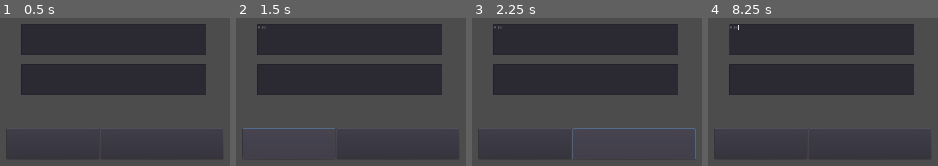
Above: before the commit, frames 1-4 (left to right).
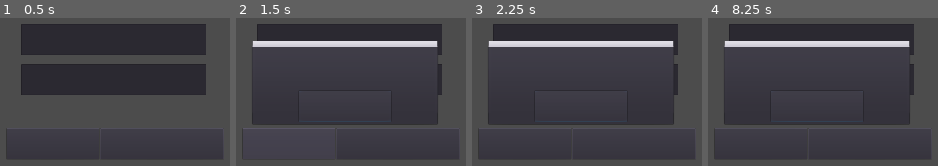
Above: after the commit, the same moments.

Repository: rabienrose/modeling_the_world
Game: Godot game, scene res://component/loading/loading.tscn
Two runs of this game, one before a commit and one after it. Both use one fixed random seed, a clock stepped at 60 frames per second and the inputs below.
Inputs (mouse positions are in pixels of both pictures, inside the frame that each line leads up to):
- Up to frame 1 (0.5 s): no input
- Up to frame 2 (1.5 s): click (351, 40) at 0.52 s; type "Alex" at 0.6 s; click (351, 80) at 0.75 s; type "Alex" at 0.83 s; click "REGIST" at 1.25 s
- Up to frame 3 (2.25 s): click "LOGIN" at 2 s
- Up to frame 4 (8.25 s): click (816, 106) at 2.75 s, where only the run after the commit has a clickable "OK"; click "REGIST" at 3.5 s; click (816, 106) at 4.25 s, where only the run after the commit has a clickable "OK"; click "LOGIN" at 5 s; click "REGIST" at 5.75 s; click "LOGIN" at 6.5 s; click (816, 106) at 7.25 s, where only the run after the commit has a clickable "OK"; tap Enter at 8 s; move the mouse to (898, 46) at 8.02 s; click (898, 46) at 8.17 s

Frame 1 is identical in both runs. In frame 2, 13% of the frame differs, in the area x 3-88%, y 5-75%; in frame 3, 13%, in the area x 6-98%, y 5-96%; in frame 4, 12%.
Error before the commit: Invalid call to function 'request' in base 'HTTPRequest'. Expected 1 arguments. (res://component/login/login.gd:15)

Commit message:
asdfasdf

Diff:
--- a/client/component/loading/loading.gd
+++ b/client/component/loading/loading.gd
@@ -3,12 +3,13 @@
 export var login_scene:Resource
 export var main_scene:Resource
 
-var token_file="user://token.txt"
+
 
 func _ready():
+
     var file=File.new()
-    if file.file_exists(token_file):
-        file.open(token_file, File.READ)
+    if file.file_exists(Global.token_file):
+        file.open(Global.token_file, File.READ)
         Global.token=file.get_as_text()
         get_tree().change_scene_to(main_scene)
     else:
--- a/client/component/login/login.gd
+++ b/client/component/login/login.gd
@@ -1,23 +1,95 @@
 extends Control
+
+export var main_scene:Resource
 
 var account_edit
 var password_edit
+var alert_ui
+var is_regist_succ=false
 var http
 
 func _ready():
+    alert_ui=get_node("alert")
     account_edit=get_node("CenterContainer/VBoxContainer/GridContainer/TextEdit_account")
     password_edit=get_node("CenterContainer/VBoxContainer/GridContainer/TextEdit_pw")
+    alert_ui.connect("confirmed", self, "on_comfirm_regist")
     http=get_node("HTTPRequest")
-    http.connect("request_completed",self,"_completed");
-
 
 func _on_Button_reg_button_down():
-    http.request()
+    http.connect("request_completed",self,"regist_response")
+    var account=account_edit.text
+    var password=password_edit.text
+    if account=="" or password=="":
+        alert_ui.set_alert_text("账号密码为空")
+        alert_ui.popup_centered_minsize()
+        return
+    var request_data={"account":account, "password":password}
+    var request_data_str = JSON.print(request_data)
+    var headers = ["Content-Type: application/json"]
+    var error = http.request(Global.root_url+"regist", headers, false, HTTPClient.METHOD_POST, request_data_str)
+    if error != OK:
+        alert_ui.set_alert_text("连接失败6")
+        alert_ui.popup_centered_minsize()
 
 
 func _on_Button_login_button_down():
-    pass # Replace with function body.
+    http.connect("request_completed",self,"login_response")
+    var account=account_edit.text
+    var password=password_edit.text
+    if account=="" or password=="":
+        alert_ui.set_alert_text("账号密码为空")
+        alert_ui.popup_centered_minsize()
+        return
+    var request_data={"account":account, "password":password}
+    var request_data_str = JSON.print(request_data)
+    var headers = ["Content-Type: application/json"]
+    var error = http.request(Global.root_url+"login", headers, false, HTTPClient.METHOD_POST, request_data_str)
+    if error != OK:
+        alert_ui.set_alert_text("连接失败5")
+        alert_ui.popup_centered_minsize()
 
-func _completed(result, response_code, headers, body):
+func regist_response(result, response_code, headers, body):
     if result == HTTPRequest.RESULT_SUCCESS:
-        pass
+        var body_data = JSON.parse(body.get_string_from_utf8()).result
+        if body_data==null:
+            alert_ui.set_alert_text("连接失败4")
+            alert_ui.popup_centered_minsize()
+            return
+        if "err" in body_data:
+            alert_ui.set_alert_text(body_data["err"])
+            alert_ui.popup_centered_minsize()
+        else:
+            alert_ui.set_alert_text("注册成功")
+            alert_ui.popup_centered_minsize()
+            Global.token=body_data["token"]
+            var token_file=File.new()
+            token_file.open(Global.token_file, File.WRITE)
+            token_file.store_string(Global.token)
+            is_regist_succ=true
+    else:
+        alert_ui.set_alert_text("连接失败3")
+        alert_ui.popup_centered_minsize()
+
+func on_comfirm_regist():
+    if is_regist_succ:
+        get_tree().change_scene_to(main_scene)
+
+func login_response(result, response_code, headers, body):
+    if result == HTTPRequest.RESULT_SUCCESS:
+        var body_data = JSON.parse(body.get_string_from_utf8()).result
+        if body_data==null:
+            alert_ui.set_alert_text("连接失败1")
+            alert_ui.popup_centered_minsize()
+            return
+        if not "err" in body_data:
+            Global.token=body_data["token"]
+            get_tree().change_scene_to(main_scene)
+            var token_file=File.new()
+            token_file.open(Global.token_file, File.WRITE)
+            token_file.store_string(Global.token)
+        else:
+            alert_ui.set_alert_text(body_data["err"])
+            alert_ui.popup_centered_minsize()
+    else:
+        alert_ui.set_alert_text("连接失败2")
+        alert_ui.popup_centered_minsize()
--- a/client/component/login/login.tscn
+++ b/client/component/login/login.tscn
@@ -1,7 +1,9 @@
-[gd_scene load_steps=3 format=2]
+[gd_scene load_steps=5 format=2]
 
 [ext_resource path="res://component/login/login.gd" type="Script" id=1]
 [ext_resource path="res://common_res/font_normal_30.tres" type="DynamicFont" id=2]
+[ext_resource path="res://component/popup/alert.tscn" type="PackedScene" id=3]
+[ext_resource path="res://component/avatar_editor/avatar_list.tscn" type="PackedScene" id=4]
 
 [node name="login" type="Control"]
 anchor_right = 1.0
@@ -10,6 +12,7 @@
 __meta__ = {
 "_edit_use_anchors_": false
 }
+main_scene = ExtResource( 4 )
 
 [node name="CenterContainer" type="CenterContainer" parent="."]
 anchor_right = 1.0
@@ -45,6 +48,7 @@
 margin_right = 912.0
 margin_bottom = 100.0
 rect_min_size = Vector2( 600, 100 )
+custom_fonts/font = ExtResource( 2 )
 
 [node name="Label_pw" type="Label" parent="CenterContainer/VBoxContainer/GridContainer"]
 margin_top = 136.0
@@ -90,6 +94,8 @@
 custom_fonts/font = ExtResource( 2 )
 text = "LOGIN"
 
+[node name="alert" parent="." instance=ExtResource( 3 )]
+
 [node name="HTTPRequest" type="HTTPRequest" parent="."]
 
 [connection signal="button_down" from="CenterContainer/VBoxContainer/HBoxContainer/Button_reg" to="." method="_on_Button_reg_button_down"]
--- /dev/null
+++ b/client/component/popup/alert.gd
@@ -0,0 +1,18 @@
+extends AcceptDialog
+
+export var font_res:Resource
+
+func set_alert_text(text):
+    dialog_text=text
+
+func _ready():
+    var text_ui = get_label()
+    text_ui.set("custom_fonts/font", font_res)
+    text_ui.anchor_right=1
+    text_ui.anchor_left=0
+    text_ui.align=Label.ALIGN_CENTER
+    var ok_ui = get_ok()
+    ok_ui.set("custom_fonts/font", font_res)
+    ok_ui.rect_min_size=Vector2(300,100)
+    get_close_button().visible=false
+    add_constant_override("title_height" ,0)
--- /dev/null
+++ b/client/component/popup/alert.tscn
@@ -0,0 +1,15 @@
+[gd_scene load_steps=3 format=2]
+
+[ext_resource path="res://component/popup/alert.gd" type="Script" id=1]
+[ext_resource path="res://common_res/font_normal_30.tres" type="DynamicFont" id=2]
+
+[node name="alert" type="AcceptDialog"]
+margin_right = 600.0
+margin_bottom = 250.0
+rect_min_size = Vector2( 600, 250 )
+window_title = ""
+script = ExtResource( 1 )
+__meta__ = {
+"_edit_use_anchors_": false
+}
+font_res = ExtResource( 2 )
--- a/client/global/global.gd
+++ b/client/global/global.gd
@@ -2,6 +2,7 @@
 
 var root_url="http://0.0.0.0:8000/"
 var token=""
+var token_file="user://token.txt"
 
 func _ready():
     pass
Not shown, changed: .gitignore
Not shown, changed: world_app.py
